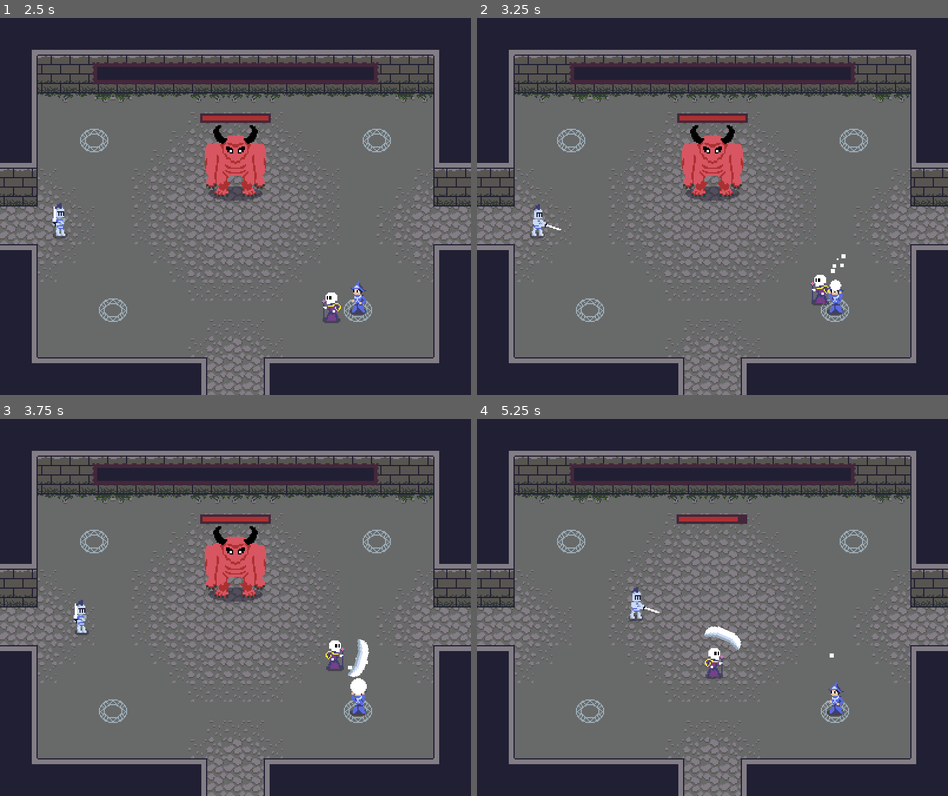
Above: before the commit, frames 1-4 (two rows, left to right).
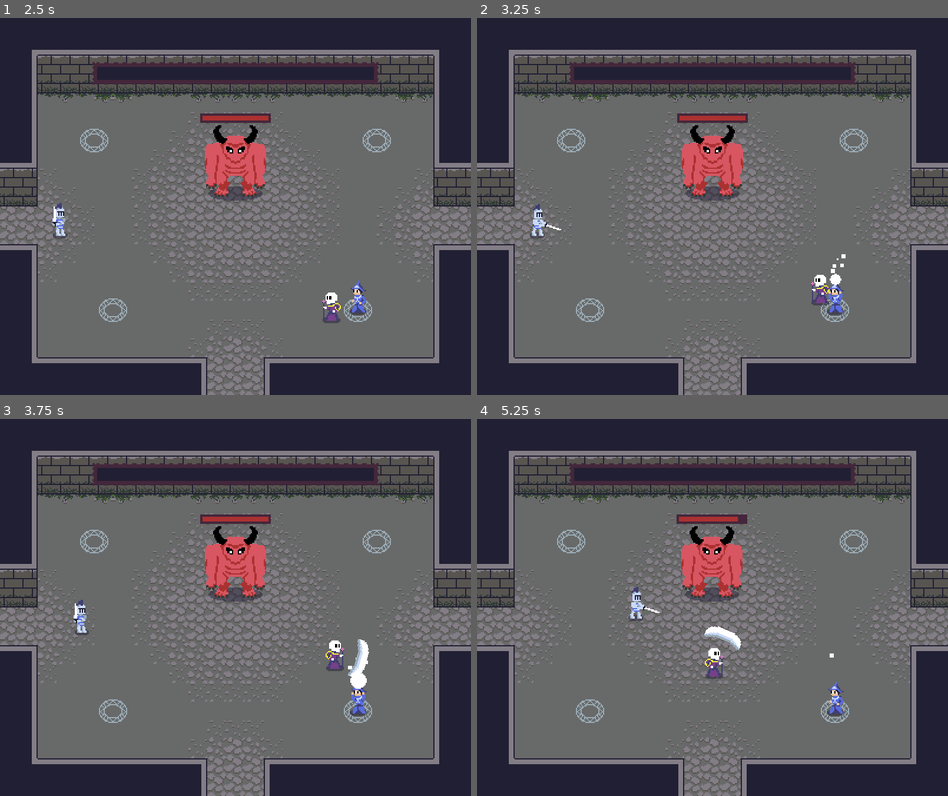
Above: after the commit, the same moments.

Repository: svntax/LD46-KeepItAlive
Game: Godot game, scene res://MainMenu/Main.tscn
The game is run twice, just before and just after one commit, with the same random seed, the same clock (stepped at 60 frames per second) and the same inputs. The engine's default icon, where the game draws it, is replaced by a stand-in: a white triangle on a blue panel in a dark square.
Inputs (mouse positions are in pixels of both pictures, inside the frame that each line leads up to):
- Up to frame 1 (2.5 s): tap Enter (ui_accept) at 0.5, 0.77, 1.52 s; move the mouse to (339, 187) at 0.52 s; hold Right (MOVE_RIGHT) 0.53-1.28 s; click (339, 187) at 0.6 s; move the mouse to (141, 225) at 1.27 s; hold Down (MOVE_DOWN) 1.28-2.03 s; click (141, 225) at 1.35 s; move the mouse to (282, 123) at 2.02 s; hold Right (MOVE_RIGHT) from 2.03 s (still down); click (282, 123) at 2.1 s
- Up to frame 2 (3.25 s): move the mouse to (688, 281) at 2.77 s; release Right (MOVE_RIGHT) at 2.78 s; hold Up (MOVE_UP) from 2.78 s (still down); click (688, 281) at 2.85 s; tap Enter (ui_accept) at 3.02 s
- Up to frame 3 (3.75 s): move the mouse to (376, 664) at 3.52 s; release Up (MOVE_UP) at 3.53 s; hold Left (MOVE_LEFT) from 3.53 s (still down); click (376, 664) at 3.6 s
- Up to frame 4 (5.25 s): tap Enter (ui_accept) at 3.77, 4.52 s; move the mouse to (571, 550) at 4.27 s; click (571, 550) at 4.35 s; move the mouse to (736, 607) at 5.02 s; release Left (MOVE_LEFT) at 5.03 s; hold Down (MOVE_DOWN) from 5.03 s (still down); click (736, 607) at 5.1 s

Frame 1 is identical in both runs. In frame 2, less than 0.1% of the frame differs, in the area x 74-78%, y 67-73%; in frame 3, less than 0.1%; in frame 4, 1.9%, in the area x 43-57%, y 28-49%.

Commit message:
Fixed mage bullet spawn positioning.

Diff:
--- a/Enemies/MageEnemy.tscn
+++ b/Enemies/MageEnemy.tscn
@@ -181,8 +181,7 @@
 "values": [ false ]
 }
 
-[sub_resource type="Animation" id=7]
-resource_name = "teleport_in"
+[sub_resource type="Animation" id=8]
 length = 0.3
 step = 0.05
 tracks/0/type = "value"
@@ -281,17 +280,18 @@
 texture = ExtResource( 5 )
 
 [node name="Sprite" type="Sprite" parent="Body"]
-material = SubResource( 1 )
+material = SubResource( 2 )
 texture = ExtResource( 1 )
 
 [node name="AttackSprite" type="Sprite" parent="Body"]
 visible = false
 texture = ExtResource( 3 )
 hframes = 2
+frame = 1
 
 [node name="CollisionShape2D" type="CollisionShape2D" parent="."]
 position = Vector2( 0, -3 )
-shape = SubResource( 2 )
+shape = SubResource( 3 )
 
 [node name="Hitbox" type="Area2D" parent="."]
 position = Vector2( 0, -5 )
@@ -299,20 +299,21 @@
 collision_mask = 6
 
 [node name="CollisionShape2D" type="CollisionShape2D" parent="Hitbox"]
-shape = SubResource( 3 )
+shape = SubResource( 4 )
 
 [node name="BulletSprite" type="Sprite" parent="."]
 visible = false
-position = Vector2( 0, -18 )
+position = Vector2( 0, -23 )
 texture = ExtResource( 4 )
 hframes = 3
+frame = 2
 
 [node name="Particles2D" type="Particles2D" parent="."]
 position = Vector2( 0, -29 )
 emitting = false
 amount = 6
 local_coords = false
-process_material = SubResource( 4 )
+process_material = SubResource( 5 )
 
 [node name="ShootTimer" type="Timer" parent="."]
 
@@ -325,14 +326,14 @@
 [node name="MovementDurationTimer" type="Timer" parent="."]
 
 [node name="AnimationPlayer" type="AnimationPlayer" parent="."]
-anims/attack = SubResource( 5 )
-anims/rest = SubResource( 6 )
-anims/teleport_in = SubResource( 7 )
+anims/attack = SubResource( 6 )
+anims/rest = SubResource( 7 )
+anims/teleport_in = SubResource( 8 )
 
 [node name="EffectsPlayer" type="AnimationPlayer" parent="."]
 autoplay = "rest"
-anims/rest = SubResource( 8 )
-anims/stun = SubResource( 9 )
+anims/rest = SubResource( 9 )
+anims/stun = SubResource( 10 )
 
 [node name="StunImmunityTimer" type="Timer" parent="."]
 [connection signal="animation_finished" from="AnimationPlayer" to="." method="_on_AnimationPlayer_animation_finished"]
Not shown: 6 places in Enemies/MageEnemy.tscn that only renumber resources
